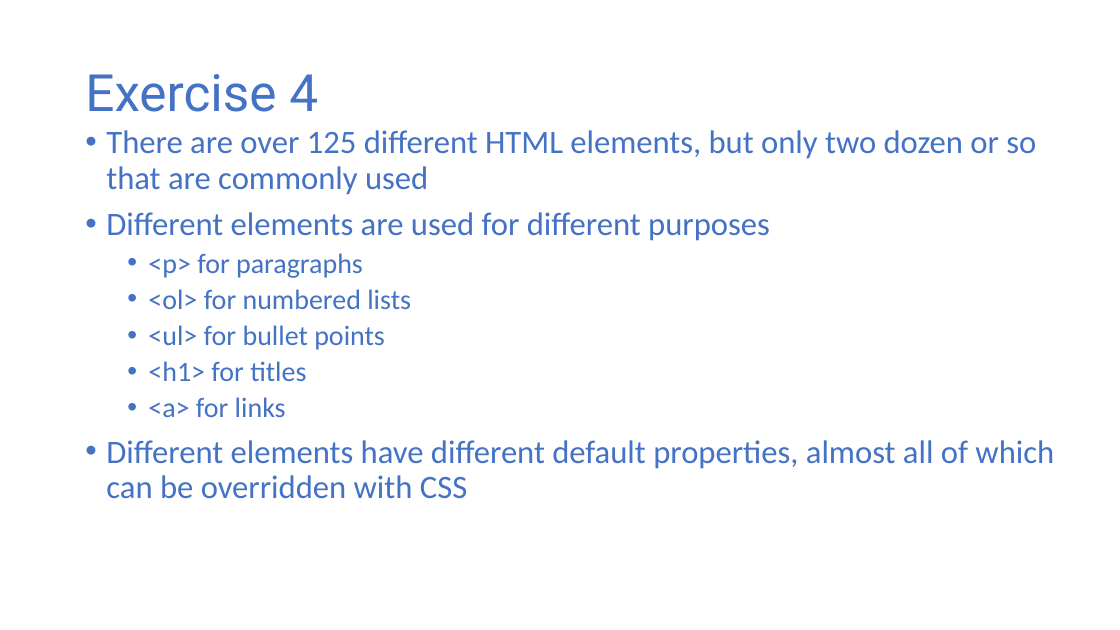
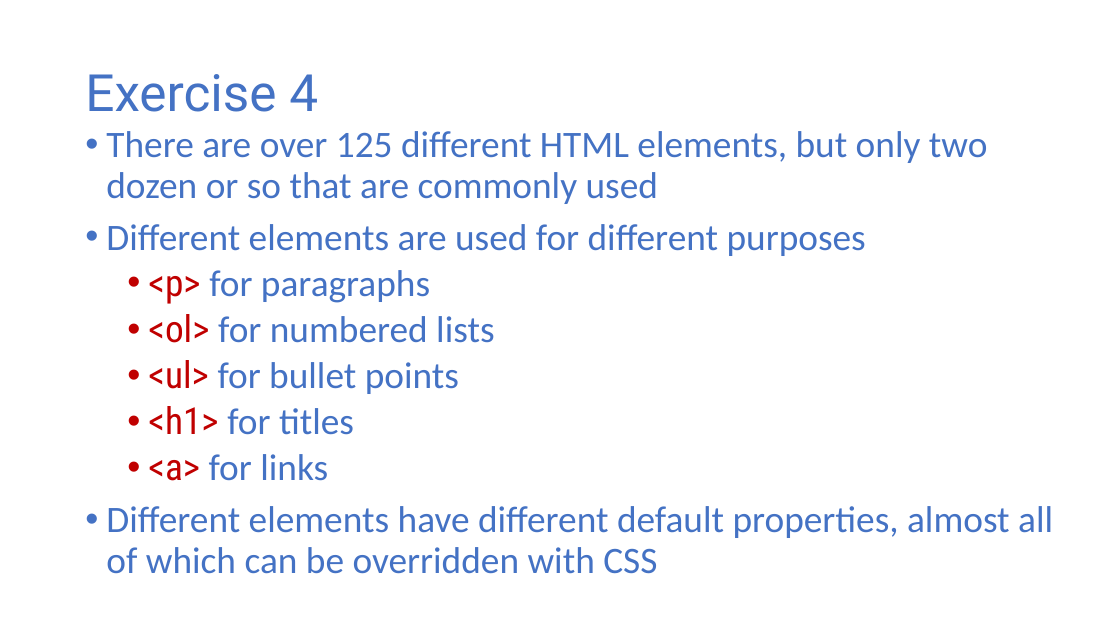
Before and after one commit to halbhelms/codingcareer, a slide deck: slide 8 of public/video-presentation/video-presentation.pptx. Drawn at 1120x630 pixels with LibreOffice and Linux fonts; fonts in the diff are those of the drawing. Boxes give left, top, right and bottom in pixels: in the first picture for what was removed or moved away, otherwise in the second. Text is boxed around its words. In the diff, an @@ line names an element or a change of style, - is before the commit and + after.

```diff
--- a/public/video-presentation/video-presentation.pptx
+++ b/public/video-presentation/video-presentation.pptx
@@ text "There are over 125 different ..." at <box>106,131,1053,574</box>: size 28 to 32 pt in "There are over 125 different HTML elements, ...", "Different elements are used for different purposes", "Different elements have different default properties, almost ..."; size 24 to 32 pt in "<p> for paragraphs", "<ol> for numbered lists", "<ul> for bullet points", "<h1> for titles" and 1 more places; font Calibri to Roboto Condensed, text colour #4472C4 to #C00000 in "<p>", "<ol>", "<ul>", "<h1>" and 1 more places @@
```
Also in this commit, not shown: 3 other slides changed, 19 slides added, 10 other files.
